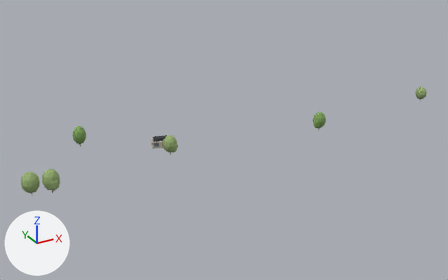
One commit to the glTF model viewer/districts/2020-kiel/chunks/c_0_3.glb: the scene before it, then after it.
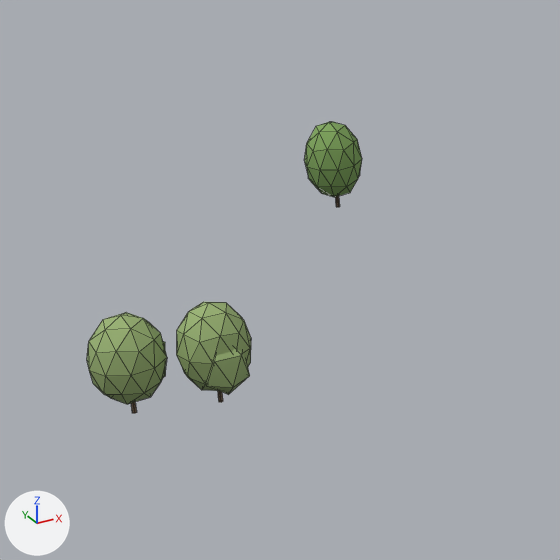
The first picture shows the older version from a 50 mm lens placed at (-4.0, 551.0, 122.0), pointed at (134.0, 802.0, -4.0). The close-ups show the older and then the newer version on the part from 0% to 30% of the width and 35% to 82% of the height of that picture. Only the edits that show in the close-ups are written down. Arrows for +X, +Y and +Z are at lower left; the lights stay in place. The close-ups show mesh edges as thin lines. Where no turn or scale is listed for an object, it has been applied to the vertices. Vertices at exactly the same position are counted once.

The first close-up shows 'tree_round_0', 'tree_round_1', 'tree_round_1.001'.
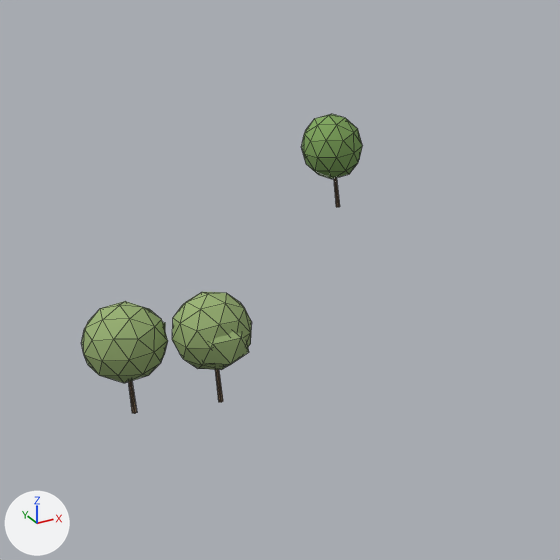
Changed parts and their boxes [x1, y1, x2, y2] in the close-ups (560 x 560 px; the box of a moved part takes in the faces that stretch with it):
'tree_round_1.001', reshaped, moved, rescaled (7% wider, 12% taller)
    before: [87, 312, 167, 413]
    after: [82, 301, 168, 414]
'tree_round_1', reshaped, moved, rescaled (8% wider, 10% taller)
    before: [177, 302, 251, 402]
    after: [172, 292, 252, 402]
'tree_round_0', reshaped, moved, rescaled (7% wider, 9% taller)
    before: [305, 122, 362, 207]
    after: [301, 114, 362, 207]
part 1 of me_tree_round_1, moved or reshaped
    before: [87, 302, 251, 404]
    after: [82, 292, 252, 383]
part 2 of me_tree_round_1, moved or reshaped
    before: [163, 342, 250, 395]
    after: [163, 322, 249, 367]
part 3 of me_tree_round_1, moved or reshaped (mostly hidden)
    before: [131, 391, 223, 413]
    after: [128, 370, 223, 414]
part 4 of me_tree_round_0, moved or reshaped
    before: [305, 122, 362, 197]
    after: [301, 114, 362, 179]
part 5 of me_tree_round_0, moved or reshaped (mostly hidden)
    before: [335, 196, 340, 207]
    after: [334, 178, 340, 207]

The change, as a list of edits to the scene's bpy script:
```text
Change me_tree_round_1:
    used by ob_tree_round_1; parent = ob_trees_0_3_0; location = (-0.0413, -0.06, 5.335); rotation_euler = (0.0, 0.0, -2.174), in degrees (0, 0, -125); scale = (5.16, 5.16, 5.33)
    before: 7 (-0.01, 0.03, 0.06), 8 (0.01, 0.02, 0.06), 14 (0.01, -0.02, 0.06), 20 (-0.01, -0.03, 0.06), 27 (-0.04, -0.02, 0.06)
    before: 29 (-0.04, 0.02, 0.06)
    remove me_tree_round_1.from_pydata(...)  # 66 vertices, 120 faces; spans x -0.68..0.68, y -0.7..0.7, z -1.0..1.0
    add me_tree_round_1.from_pydata(...)  # 66 vertices, 120 faces; spans x -0.67..0.67, y -0.69..0.69, z -1.0..1.0
    me_tree_round_1 part 1: the loose piece of 42 vertices spanning x -0.68..0.65, y -0.7..0.7, z -0.76..1.0 is scaled about its middle by (0.989, 0.989, 0.767), then moved by (0.0, 0.0, 0.21)
    me_tree_round_1 part 2: the loose piece of 12 vertices spanning x -0.17..0.68, y -0.13..0.68, z -0.72..0.52 is scaled about its middle by (0.989, 0.989, 0.712), then moved by (0.0, 0.0, 0.32)
    me_tree_round_1 part 3
    add for i in [7, 8, 14, 20, 27, 29]: me_tree_round_1.vertices[i].co += Vector((0.0, 0.0, -0.35))
Change me_tree_round_0:
    used by ob_tree_round_0; parent = ob_trees_0_3_1; location = (23.65, 39.55, 5.2); rotation_euler = (0.0, 0.0, 1.125), in degrees (0, 0, 64); scale = (4.57, 4.57, 5.2)
    before: 7 (-0.01, 0.03, 0.06), 8 (0.01, 0.02, 0.06), 14 (0.01, -0.02, 0.06), 20 (-0.01, -0.03, 0.06), 27 (-0.04, -0.02, 0.06)
    before: 29 (-0.04, 0.02, 0.06)
    remove me_tree_round_0.from_pydata(...)  # 66 vertices, 120 faces; spans x -0.68..0.68, y -0.7..0.7, z -1.0..1.0
    add me_tree_round_0.from_pydata(...)  # 66 vertices, 120 faces; spans x -0.67..0.67, y -0.69..0.69, z -1.0..1.0
    me_tree_round_0 part 4: the loose piece of 42 vertices spanning x -0.68..0.65, y -0.7..0.7, z -0.76..1.0 is scaled about its middle by (0.989, 0.989, 0.767), then moved by (0.0, 0.0, 0.21)
    me_tree_round_0 part 5
    add for i in [7, 8, 14, 20, 27, 29]: me_tree_round_0.vertices[i].co += Vector((0.0, 0.0, -0.35))
    other edits to the shape of me_tree_round_0 do not show in these pictures
Change ob_tree_round_1:
    ob_tree_round_1.location: (-0.0413, -0.06, 5.335) -> (-0.0439, -0.0638, 5.782)
    ob_tree_round_1.scale: (5.16, 5.16, 5.33) -> (5.55, 5.55, 5.78)
Change ob_tree_round_1_001:
    ob_tree_round_1_001.location: (-7.805, 1.74, 5.23) -> (-7.799, 1.74, 5.742)
    ob_tree_round_1_001.scale: (5.39, 5.39, 5.23) -> (5.83, 5.83, 5.74)
Change ob_tree_round_0:
    ob_tree_round_0.location: (23.65, 39.55, 5.2) -> (23.65, 39.55, 5.59)
    ob_tree_round_0.scale: (4.57, 4.57, 5.2) -> (4.9, 4.9, 5.59)
```
